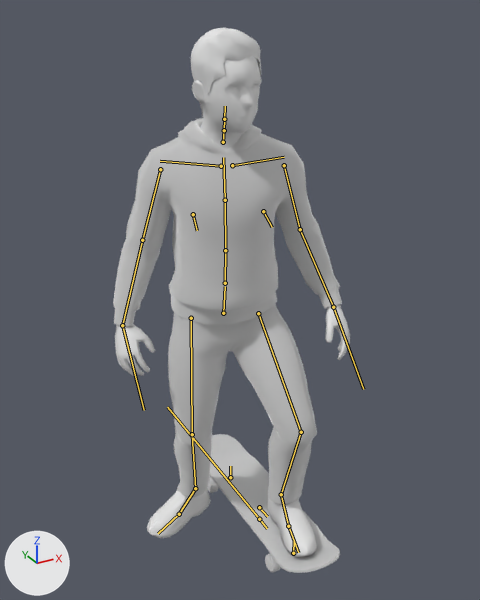
A saved change to the glTF model Skategame/Assets/Characters/Meshes/SK_char_male.glb.
Camera for both pictures: a 50 mm camera at (-1.015, -1.692, 1.767) aimed at (-0.073, 0.022, 0.911). The lights are fixed; the arrows at lower left show +X, +Y and +Z. Both versions are drawn at frame 10 of the action 'Idle_Stand'; the numbers are the values there. The bones that bend it are drawn over the model as lines.

Names of what the first picture shows: 'char_male_body', 'char_male_hair_messy', 'char_male_hoody', 'char_male_jeans', 'char_male_sneakers', 'char_skateboard'.
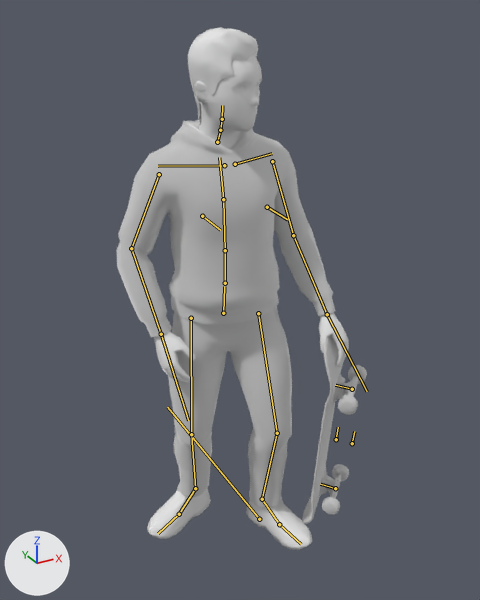
What differs and where, as boxes (x1, y1, x2, y2) in the pictures (480 x 600 px):
```json
{"object": "char_male_hoody", "change": "posed", "before": [113, 118, 342, 326], "after": [117, 120, 335, 337]}
{"object": "char_male_jeans", "change": "posed", "before": [168, 304, 317, 505], "after": [168, 307, 292, 508], "on screen": "17% narrower"}
{"object": "char_skateboard", "change": "posed", "before": [207, 434, 340, 573], "after": [302, 335, 367, 524]}
{"object": "char_male_body", "change": "posed", "before": [115, 56, 350, 376], "after": [154, 55, 349, 382]}
{"object": "char_male_shoes", "change": "now drawn", "after": [147, 489, 312, 550]}
{"object": "char_male_sneakers", "change": "no longer drawn", "before": [147, 489, 317, 557]}
{"object": "char_male_hair_messy", "change": "posed", "before": [190, 27, 262, 118], "after": [188, 27, 260, 121]}
{"bone": "DEF-spine.002", "before": "(225, 250) to (225, 200)", "after": "(225, 250) to (223, 199)"}
{"bone": "DEF-spine.003", "before": "(225, 200) to (223, 157)", "after": "(223, 199) to (219, 157)"}
{"bone": "DEF-head", "before": "(224, 130) to (224, 119)", "after": "(220, 130) to (222, 119)"}
{"bone": "DEF-spine.006", "before": "(224, 119) to (225, 106)", "after": "(222, 119) to (222, 105)"}
{"bone": "DEF-upper_arm.L", "before": "(284, 165) to (300, 229)", "after": "(272, 161) to (293, 235)"}
{"bone": "DEF-forearm.L", "before": "(300, 229) to (333, 307)", "after": "(293, 235) to (327, 314)"}
{"bone": "DEF-hand.L", "before": "(333, 307) to (363, 389)", "after": "(327, 314) to (367, 391)"}
{"bone": "DEF-upper_arm.R", "before": "(160, 169) to (142, 240)", "after": "(159, 174) to (131, 248)"}
{"bone": "DEF-forearm.R", "before": "(142, 240) to (122, 325)", "after": "(131, 248) to (161, 334)"}
{"bone": "DEF-hand.R", "before": "(122, 325) to (144, 410)", "after": "(161, 334) to (188, 420)"}
{"bone": "DEF-thigh.L", "before": "(258, 313) to (301, 432)", "after": "(258, 313) to (277, 433)"}
{"bone": "DEF-shin.L", "before": "(301, 432) to (281, 494)", "after": "(277, 433) to (262, 499)"}
{"bone": "DEF-foot.L", "before": "(281, 494) to (288, 526)", "after": "(262, 499) to (279, 524)"}
{"bone": "DEF-board.root", "before": "(259, 519) to (267, 528)", "after": "(352, 443) to (354, 431)"}
```

Scene script edits in JSON lines:
```json
{"block": "bone_def_spine_002", "where": "bone_def_spine_002 = bpy.data.objects['godot_rig'].pose.bones['DEF-spine.002']  # child of 'DEF-spine.001'"}
{"op": "set", "path": "bone_def_spine_002.rotation_quaternion", "old": "(1.0, 0.0, 0.0, 0.0)", "new": "(0.999, -0.005, 0.039, 0.006)", "note": "degrees (0, 0, 0) -> degrees (-1, 5, 1)"}
{"block": "bone_def_spine_003", "where": "bone_def_spine_003 = bpy.data.objects['godot_rig'].pose.bones['DEF-spine.003']  # child of 'DEF-spine.002'"}
{"op": "set", "path": "bone_def_spine_003.rotation_quaternion", "old": "(1.0, 0.0, 0.0, 0.0)", "new": "(0.993, -0.005, 0.116, 0.023)", "note": "degrees (0, 0, 0) -> degrees (0, 13, 3)"}
{"block": "bone_def_head", "where": "bone_def_head = bpy.data.objects['godot_rig'].pose.bones['DEF-head']  # child of 'DEF-neck'"}
{"op": "set", "path": "bone_def_head.rotation_quaternion", "old": "(0.994, 0.0, 0.113, 0.0)", "new": "(0.993, -0.001, 0.113, 0.034)", "note": "degrees (0, 13, 0) -> degrees (0, 13, 4)"}
{"block": "bone_def_spine_006", "where": "bone_def_spine_006 = bpy.data.objects['godot_rig'].pose.bones['DEF-spine.006']  # child of 'DEF-head'"}
{"op": "set", "path": "bone_def_spine_006.rotation_quaternion", "old": "(0.991, 0.011, 0.12, -0.058)", "new": "(0.989, 0.029, 0.118, -0.086)", "note": "degrees (0, 14, -7) -> degrees (2, 14, -10)"}
{"block": "bone_def_upper_arm_l", "where": "bone_def_upper_arm_l = bpy.data.objects['godot_rig'].pose.bones['DEF-upper_arm.L']  # child of 'DEF-shoulder.L'"}
{"op": "set", "path": "bone_def_upper_arm_l.rotation_quaternion", "old": "(0.986, -0.128, 0.0, -0.107)", "new": "(0.986, 0.056, 0.0, -0.155)", "note": "degrees (-15, -2, -12) -> degrees (6, 1, -18)"}
{"block": "bone_def_forearm_l", "where": "bone_def_forearm_l = bpy.data.objects['godot_rig'].pose.bones['DEF-forearm.L']  # child of 'DEF-upper_arm.L'"}
{"op": "set", "path": "bone_def_forearm_l.rotation_quaternion", "old": "(0.996, 0.078, 0.035, -0.033)", "new": "(0.985, -0.124, 0.105, -0.065)", "note": "degrees (9, 4, -3) -> degrees (-15, 11, -9)"}
{"block": "bone_def_hand_l", "where": "bone_def_hand_l = bpy.data.objects['godot_rig'].pose.bones['DEF-hand.L']  # child of 'DEF-forearm.L'"}
{"op": "set", "path": "bone_def_hand_l.rotation_quaternion", "old": "(0.995, 0.031, -0.089, 0.022)", "new": "(0.991, 0.054, 0.084, 0.087)", "note": "degrees (3, -10, 2) -> degrees (7, 9, 11)"}
{"block": "bone_def_upper_arm_r", "where": "bone_def_upper_arm_r = bpy.data.objects['godot_rig'].pose.bones['DEF-upper_arm.R']  # child of 'DEF-shoulder.R'"}
{"op": "set", "path": "bone_def_upper_arm_r.rotation_quaternion", "old": "(0.985, -0.111, 0.0, 0.133)", "new": "(0.989, -0.11, 0.0, 0.099)", "note": "degrees (-13, 2, 15) -> degrees (-13, 1, 11)"}
{"block": "bone_def_forearm_r", "where": "bone_def_forearm_r = bpy.data.objects['godot_rig'].pose.bones['DEF-forearm.R']  # child of 'DEF-upper_arm.R'"}
{"op": "set", "path": "bone_def_forearm_r.rotation_quaternion", "old": "(0.997, -0.055, -0.039, 0.028)", "new": "(0.919, 0.06, -0.286, 0.263)", "note": "degrees (-6, -4, 3) -> degrees (-3, -34, 33)"}
{"block": "bone_def_hand_r", "where": "bone_def_hand_r = bpy.data.objects['godot_rig'].pose.bones['DEF-hand.R']  # child of 'DEF-forearm.R'"}
{"op": "set", "path": "bone_def_hand_r.rotation_quaternion", "old": "(0.944, 0.197, -0.236, 0.124)", "new": "(0.928, 0.061, 0.356, -0.096)", "note": "degrees (21, -30, 9) -> degrees (3, 42, -10)"}
{"block": "bone_def_thigh_l", "where": "bone_def_thigh_l = bpy.data.objects['godot_rig'].pose.bones['DEF-thigh.L']  # child of 'DEF-hips'"}
{"op": "set", "path": "bone_def_thigh_l.rotation_quaternion", "old": "(0.928, -0.348, 0.0, -0.133)", "new": "(0.986, -0.16, 0.0, -0.055)", "note": "degrees (-40, -5, -14) -> degrees (-18, -1, -6)"}
{"op": "set", "path": "bone_def_thigh_l.scale", "old": "(1.01, 0.97, 1.01)", "new": "(1.01, 0.99, 1.01)"}
{"block": "bone_def_shin_l", "where": "bone_def_shin_l = bpy.data.objects['godot_rig'].pose.bones['DEF-shin.L']  # child of 'DEF-thigh.L'"}
{"op": "set", "path": "bone_def_shin_l.rotation_quaternion", "old": "(0.886, 0.432, -0.134, 0.102)", "new": "(0.962, 0.209, -0.159, 0.069)", "note": "degrees (51, -19, 4) -> degrees (24, -20, 4)"}
{"op": "set", "path": "bone_def_shin_l.scale", "old": "(1.0, 0.97, 1.03)", "new": "(1.0, 0.99, 1.01)"}
{"block": "bone_def_foot_l", "where": "bone_def_foot_l = bpy.data.objects['godot_rig'].pose.bones['DEF-foot.L']  # child of 'DEF-shin.L'"}
{"op": "set", "path": "bone_def_foot_l.rotation_quaternion", "old": "(0.985, -0.103, 0.066, 0.12)", "new": "(0.991, -0.073, -0.064, -0.087)", "note": "degrees (-11, 9, 13) -> degrees (-8, -8, -10)"}
{"op": "set", "path": "bone_def_foot_l.scale", "old": "(0.99, 0.99, 1.03)", "new": "(0.99, 0.99, 1.01)"}
{"block": "bone_def_board_root", "where": "bone_def_board_root = bpy.data.objects['godot_rig'].pose.bones['DEF-board.root']  # child of 'root'"}
{"op": "set", "path": "bone_def_board_root.location", "old": "(0.0, 0.0, 0.0)", "new": "(0.247, 0.203, -0.386)"}
{"op": "set", "path": "bone_def_board_root.rotation_quaternion", "old": "(1.0, 0.0, 0.0, 0.0)", "new": "(0.7, -0.614, 0.283, -0.23)", "note": "degrees (0, 0, 0) -> degrees (-85, 6, -42)"}
```
